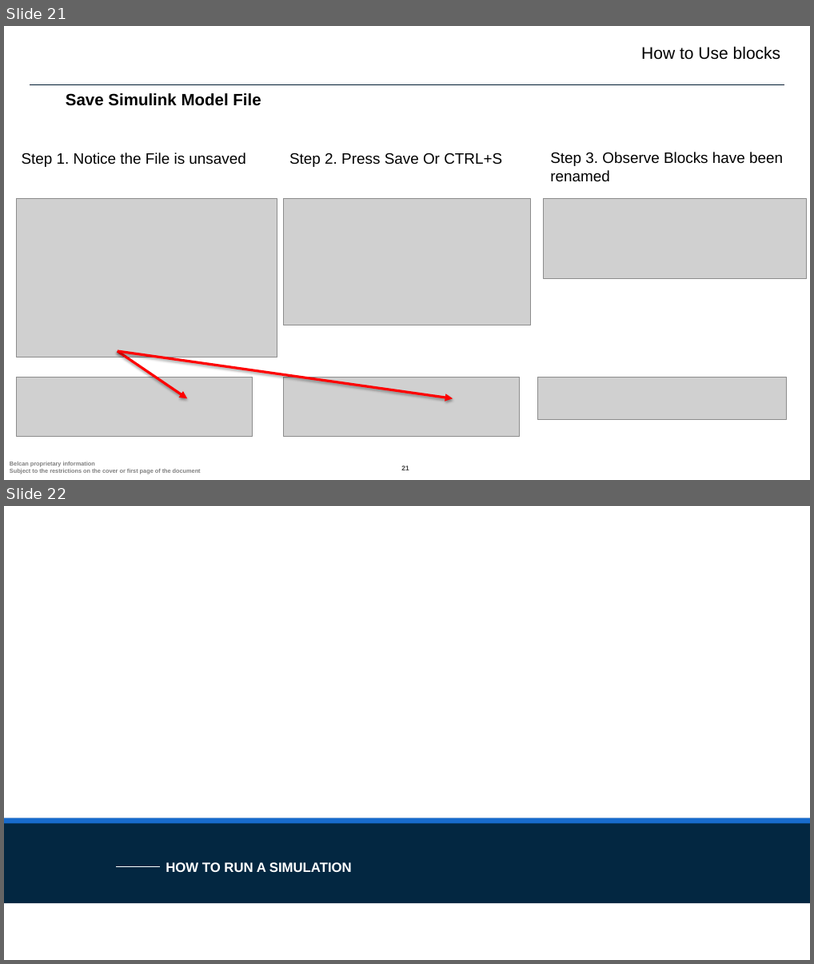
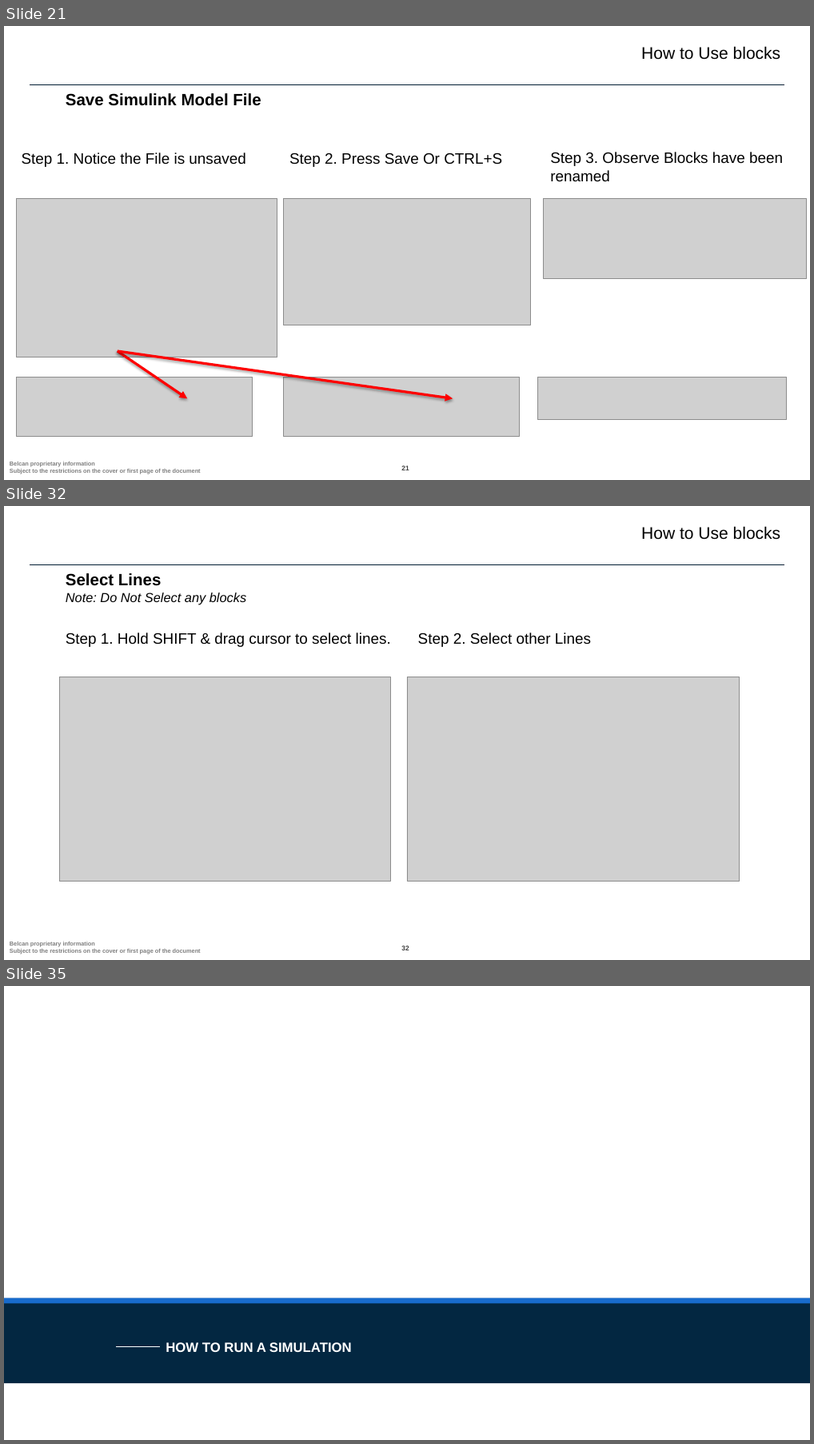
Before and after one commit to ntylerbelcan/aviation-controls-simulink-training-Belcan, a slide deck: ch01/Chapter 1 - Belcan.pptx. Shown one above the other, each under a label of ours: slides 21 and 22 before the commit, slides 21, 32 and 35 after it; the slides between them are not shown. The pictures are 814x964 and 814x1444 pixels, drawn with LibreOffice and Linux fonts; fonts in the diff are those of the drawing; grey boxes stand for pictures; background and template pictures are left out. Boxes give left, top, right and bottom in pixels: in the first picture for what was removed or moved away, otherwise in the second. Text is boxed around its words. In the diff, an @@ line names an element or a change of style, - is before the commit and + after.

```diff
--- a/ch01/Chapter 1 - Belcan.pptx
+++ b/ch01/Chapter 1 - Belcan.pptx
@@ slide 32 added at [4, 506, 810, 960], background #FFFFFF; not listed: 3 template elements that a slide beside it also shows @@
@@ text added at [642, 526, 782, 540], 20 pt, text #000000 @@
+How to Use blocks
@@ text added at [66, 573, 246, 604], 15.6 pt, text #000000, italic @@
+Select Lines
+Note: Do Not Select any blocks
@@ text added at [66, 632, 391, 647], 18 pt, text #000000 @@
+Step 1. Hold SHIFT & drag cursor to select lines.
@@ text added at [418, 632, 591, 647], 18 pt, text #000000 @@
+Step 2. Select other Lines
@@ picture added at [60, 676, 391, 881] @@
@@ picture added at [407, 676, 740, 881] @@
@@ what was slide 22 is now slide 35 @@
```
Also in this commit, not shown: 1 slide changed, 15 other slides added, 10 other files.
